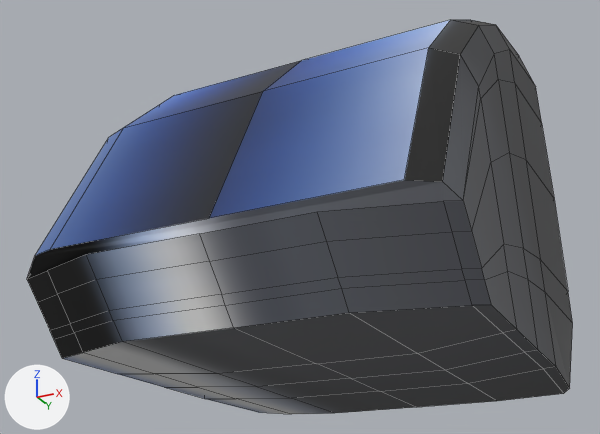
Two versions of the Blender file Assets/Models/komono/iMac.blend, one commit apart.
The view is the same before and after, from a camera (50 mm lens) standing at (6.73, -13.44, -4.6) and looking at (-0.78, 1.59, 2.17). Lighting does not change. The marker at lower left points along +X, +Y and +Z. The first picture is the older version. Mesh edges are drawn as thin lines.

Objects in the first picture: '立方体'.
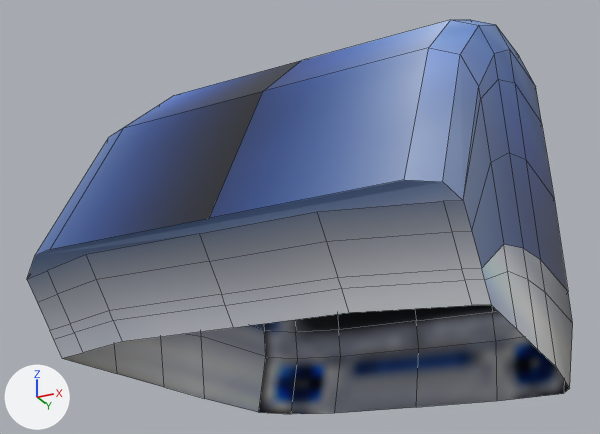
The change in detail:
me_立方体 is used by ob_立方体; location (0.0, 0.0, 2.72); scale (4.0, 4.69, 4.0).
me_立方体 had 161 vertices, 151 faces and spanned x -1.0..1.0, y -0.74..1.47, z -1.0..1.03.
me_立方体 now has 146 vertices, 127 faces and spans x -1.0..1.0, y -0.74..1.47, z -1.0..1.03.
Part 1, on me_立方体:
15 vertices are removed from x -0.84..0.94, y -0.02..0.85, z -1.0.
24 faces are deleted.
me_立方体 part 2: 53 kept faces spanning x -1.0..1.0, y -0.74..1.27, z -1.0..1.0 get new texture (UV) coordinates.

Pixel boxes [x1, y1, x2, y2] of what changed, in the pictures (600 x 434 px):
part 1 of me_立方体, deleted: before [62, 305, 570, 414]
part 2 of me_立方体, surface changed (lighter): [27, 20, 573, 388] in both
